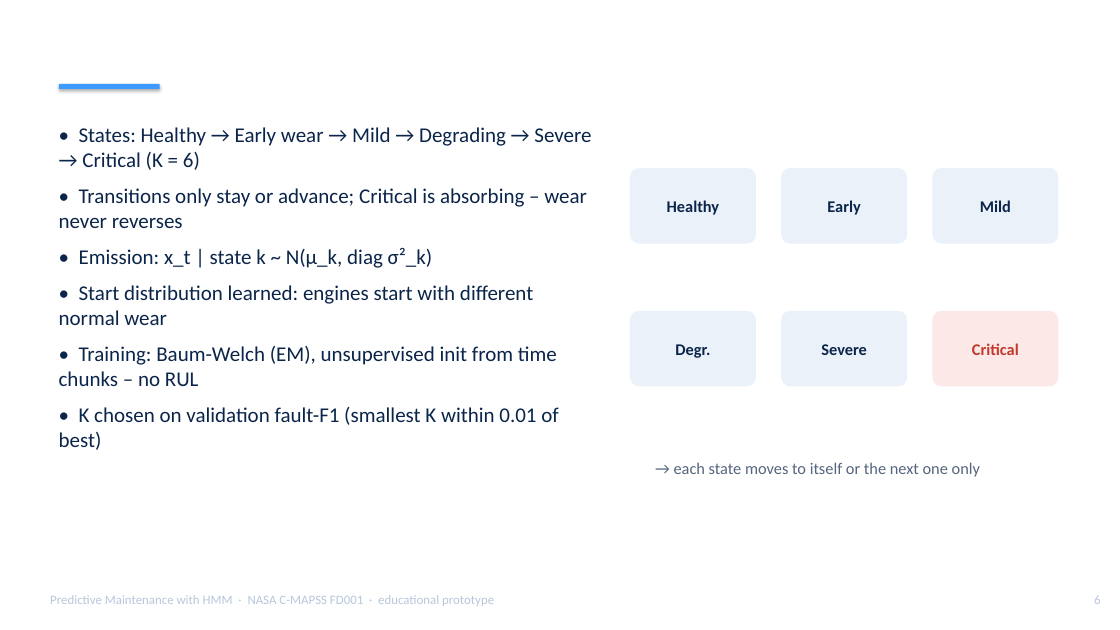
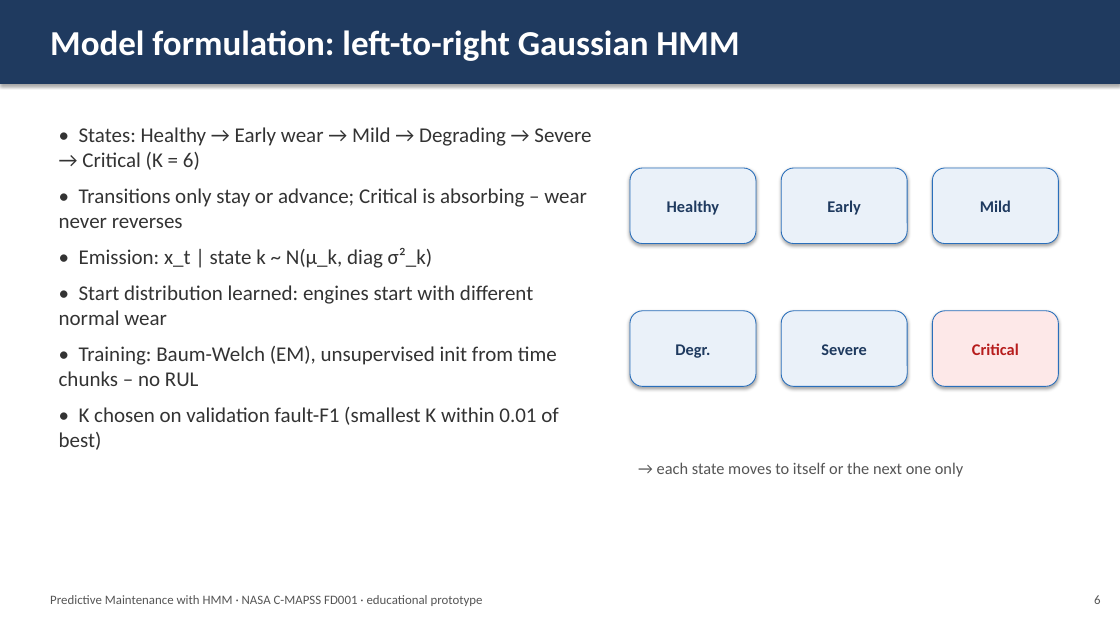
Before and after one commit to Ishita09-prog/predictive-maintenance-hmm, a slide deck: slide 6 of reports/Presentation.pptx. Drawn at 1120x630 pixels with LibreOffice and Linux fonts; fonts in the diff are those of the drawing; background and template pictures are left out. Boxes give left, top, right and bottom in pixels: in the first picture for what was removed or moved away, otherwise in the second. Text is boxed around its words. In the diff, an @@ line names an element or a change of style, - is before the commit and + after.

```diff
--- a/reports/Presentation.pptx
+++ b/reports/Presentation.pptx
@@ rectangle added at (0, 0, 1120, 84), fill #1F3A5F @@
@@ text "Model formulation: left-to-right Gaussian HMM" rewrapped from (50, 25, 1059, 84) to (50, 30, 739, 61) @@
@@ rectangle removed at (59, 84, 160, 89) @@
@@ rounded rectangle removed at (34, 105, 622, 508) @@
@@ text "• States: Healthy → Early ..." at (59, 127, 591, 450): text colour #0B254A to #333333 @@
@@ text colour #0B254A to #1F3A5F; outline none to #2A6FBB 0.75 pt; shadow on; proportions changed in 5 elements at (630, 168, 756, 244), (781, 168, 907, 244), (933, 168, 1059, 244), (630, 311, 756, 386), (781, 311, 907, 386) @@
@@ rounded rectangle "Critical" at (933, 311, 1059, 386): text colour #C0392B to #B71C1C; outline none to #2A6FBB 0.75 pt; shadow on; proportions changed @@
@@ rounded rectangle removed at (630, 445, 1084, 504) @@
@@ text "→ each state moves to ...": place and size @@
-text "→ each state moves to ..." at (674, 462, 980, 477)
+text "→ each state moves to ..." at (657, 462, 963, 477)
@@ text "→ each state moves to ..." at (657, 462, 963, 477): text colour #55657D to #555555 @@
@@ text "Predictive Maintenance with HMM · ..." at (50, 595, 483, 606): text colour #B8C7DC to #555555 @@
@@ text "6" at (1094, 595, 1100, 604): text colour #B8C7DC to #555555 @@
```
Also in this commit, not shown: 13 other slides changed.
